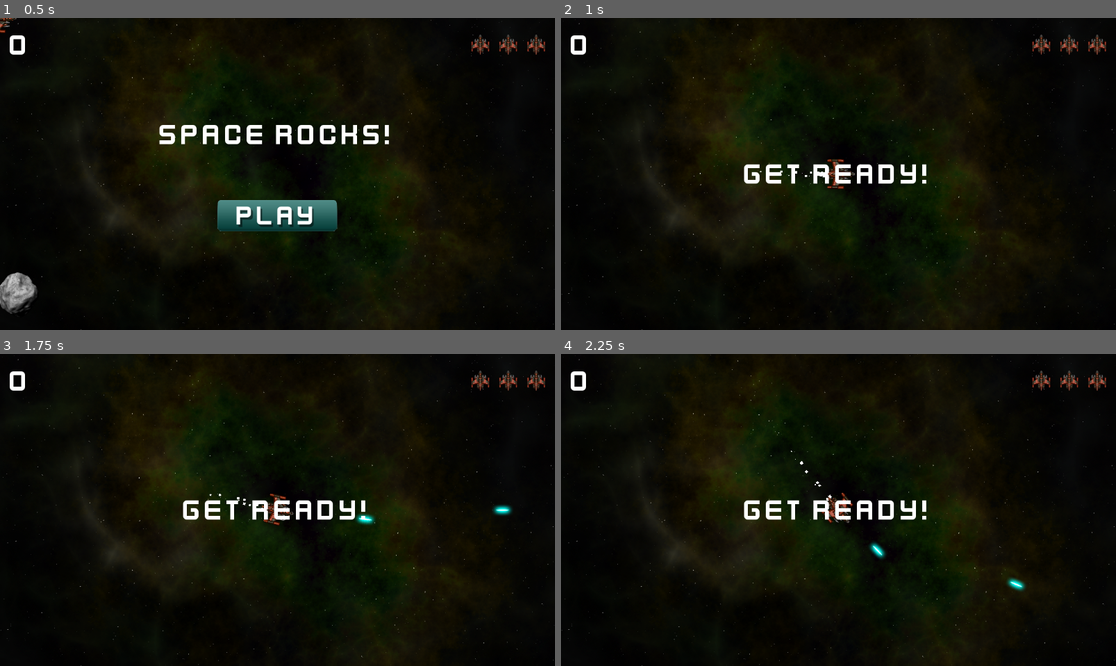
Above: before the commit, frames 1-4 (two rows, left to right).
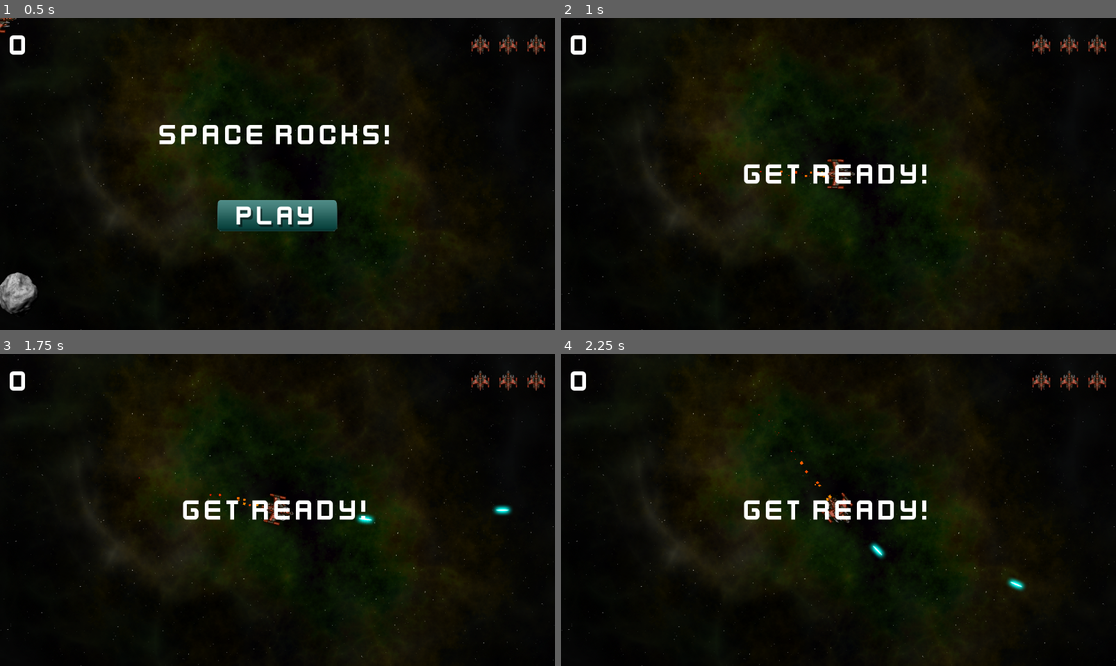
Above: after the commit, the same moments.

Repository: R2Road/book_godot4_game_development_projects
Game: Godot game, scene res://main.tscn
Same seed, same stepped clock (60 frames per second), same inputs: the game is played once before the commit and once after it.
Inputs (mouse positions are in pixels of both pictures, inside the frame that each line leads up to):
- Up to frame 1 (0.5 s): no input
- Up to frame 2 (1 s): click (838, 214) at 0.5 s
- Up to frame 3 (1.75 s): hold D (rotate_right) from 1.28 s (still down); hold Space (shoot) from 1.28 s (still down)
- Up to frame 4 (2.25 s): release D (rotate_right) at 2.03 s; release Space (shoot) at 2.03 s; hold A (rotate_left) from 2.03 s (still down); tap Space (shoot) at 2.1 s

Frame 1 is identical in both runs. In frame 2, less than 0.1% of the frame differs, in the area x 23-48%, y 48-52%; in frame 3, less than 0.1%; in frame 4, less than 0.1%, in the area x 35-49%, y 19-48%.

Commit message:
update child node : player > cpuparticles2d - color > color ramp

Diff:
--- a/chapter_3_space_rock/player.tscn
+++ b/chapter_3_space_rock/player.tscn
@@ -11,6 +11,10 @@
 [sub_resource type="Curve" id="Curve_n6mdj"]
 _data = [Vector2(0, 1), 0.0, 0.0, 0, 0, Vector2(1, 0), 0.0, 0.0, 0, 0]
 point_count = 2
+
+[sub_resource type="Gradient" id="Gradient_xba5q"]
+offsets = PackedFloat32Array(0, 0.623729)
+colors = PackedColorArray(0.968627, 0.623529, 0, 1, 1, 0, 0, 1)
 
 [node name="Player" type="RigidBody2D"]
 max_contacts_reported = 1
@@ -54,6 +58,7 @@
 initial_velocity_max = 400.0
 scale_amount_max = 8.0
 scale_amount_curve = SubResource("Curve_n6mdj")
+color_ramp = SubResource("Gradient_xba5q")
 
 [connection signal="body_entered" from="." to="." method="_on_body_entered"]
 [connection signal="timeout" from="GunCooldown" to="." method="_on_gun_cooldown_timeout"]
Not shown: 1 places in chapter_3_space_rock/player.tscn that only renumber resources
